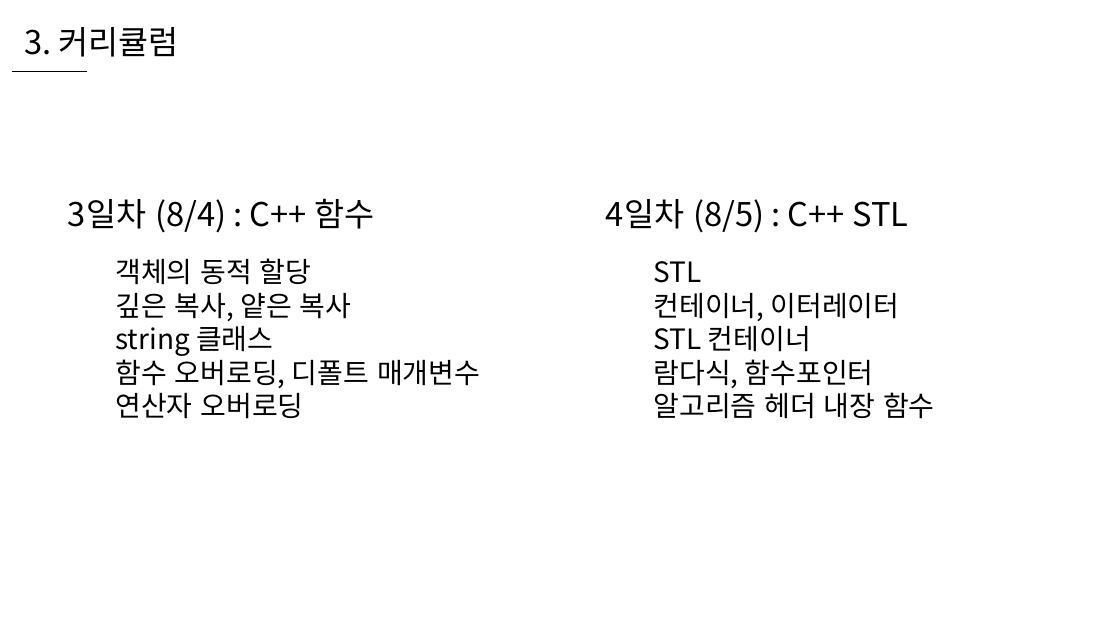
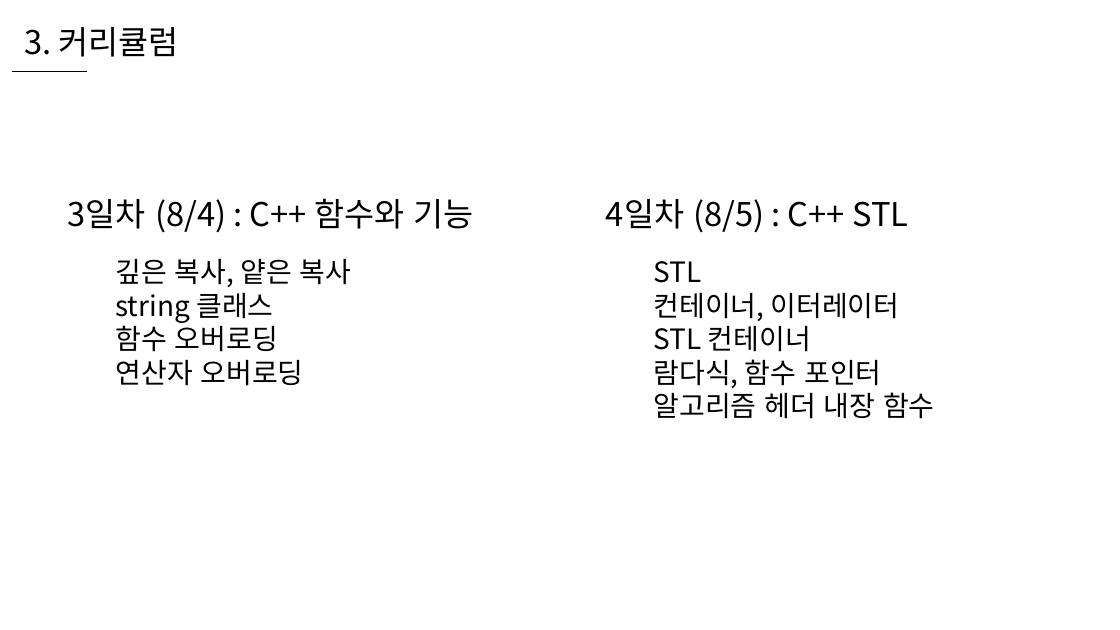
Before and after one commit to WooLyung/2021-RG-Lecture, a slide deck: slide 10 of 수업 자료/0 - 수업 소개.pptx. Drawn at 1120x630 pixels with LibreOffice and Linux fonts; fonts in the diff are those of the drawing. Boxes give left, top, right and bottom in pixels: in the first picture for what was removed or moved away, otherwise in the second. Text is boxed around its words. In the diff, an @@ line names an element or a change of style, - is before the commit and + after.

```diff
--- a/수업 자료/0 - 수업 소개.pptx
+++ b/수업 자료/0 - 수업 소개.pptx
@@ text at bbox=[68, 198, 473, 232]: text changed @@
-3일차 (8/4) : C++ 함수
+3일차 (8/4) : C++ 함수와 기능
@@ text at bbox=[115, 258, 312, 285]: paragraph removed @@
-객체의 동적 할당
@@ text at bbox=[116, 321, 278, 352]: text changed @@
-함수 오버로딩, 디폴트 매개변수
+함수 오버로딩
@@ text at bbox=[654, 359, 881, 388]: spaces changed @@
-람다식, 함수포인터
+람다식, 함수 포인터
```
Also in this commit, not shown: 3 other slides changed, 4 other files.
